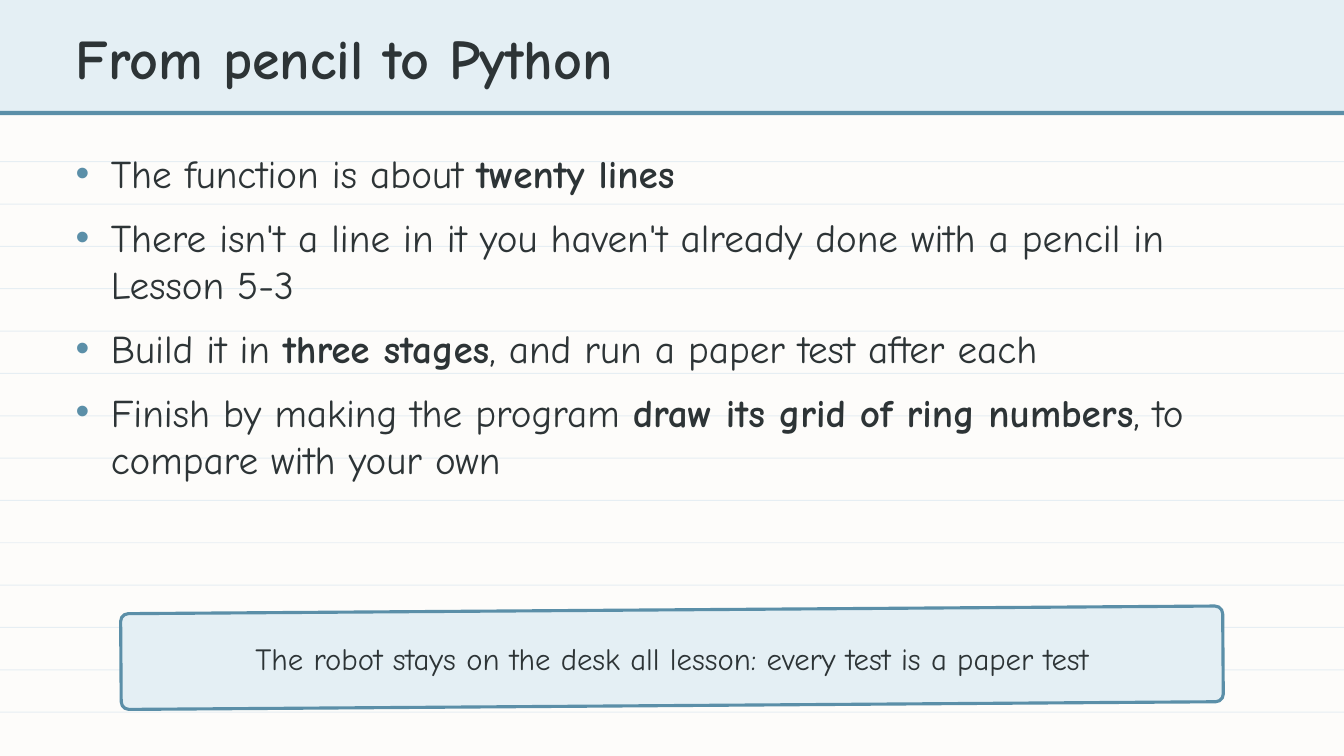
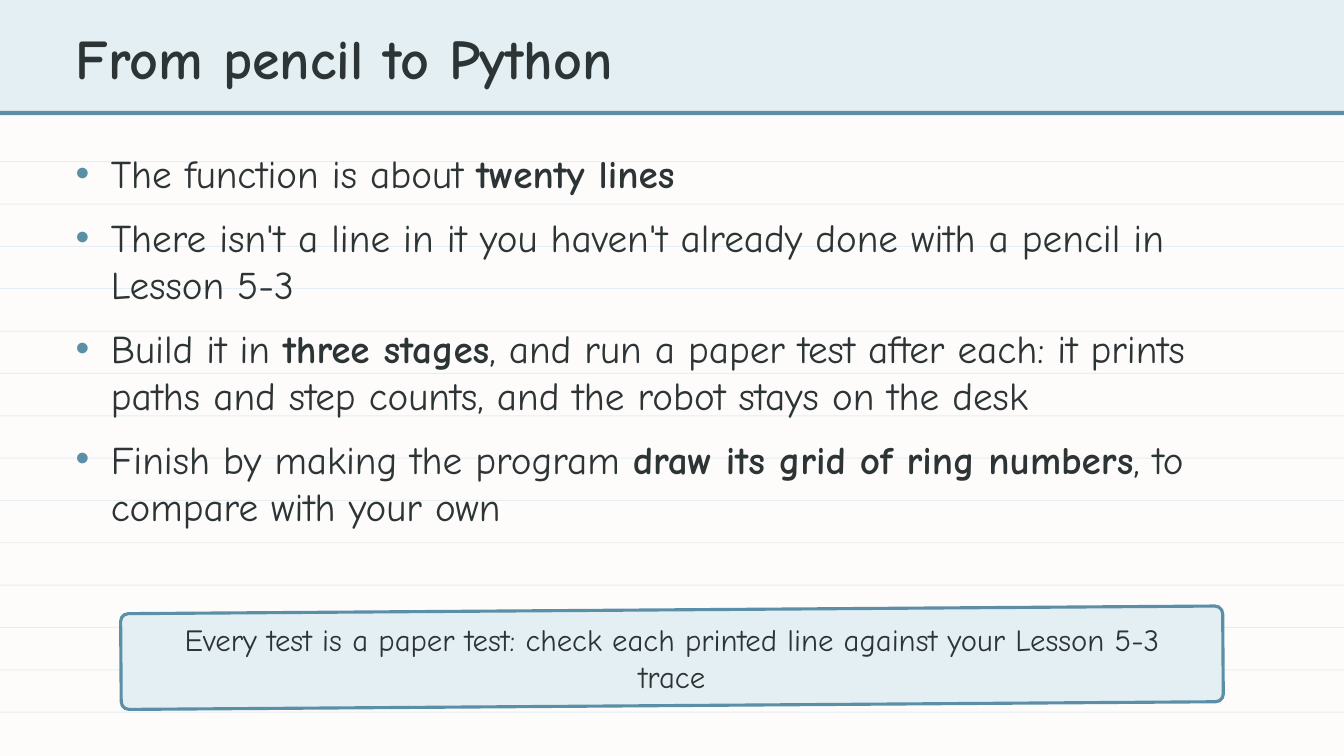
Before and after one commit to bradamiller/LearningPython, a slide deck: slide 2 of static/slides/module-05-pathfinding/module-5-lesson-05-compute-bfs-path.pptx. Drawn at 1344x756 pixels with LibreOffice and Linux fonts; fonts in the diff are those of the drawing. Boxes give left, top, right and bottom in pixels: in the first picture for what was removed or moved away, otherwise in the second. Text is boxed around its words. In the diff, an @@ line names an element or a change of style, - is before the commit and + after.

```diff
--- a/static/slides/module-05-pathfinding/module-5-lesson-05-compute-bfs-path.pptx
+++ b/static/slides/module-05-pathfinding/module-5-lesson-05-compute-bfs-path.pptx
@@ text at box(111, 336, 1185, 418): text changed @@
-• Build it in three stages, and run a paper test after each
+• Build it in three stages, and run a paper test after each: it prints paths and step counts, and the robot stays on the desk
@@ text at box(185, 630, 1160, 689): text changed @@
-The robot stays on the desk all lesson: every test is a paper test
+Every test is a paper test: check each printed line against your Lesson 5-3 trace
```
Also in this commit, not shown: 1 other slide changed, 17 other files.
